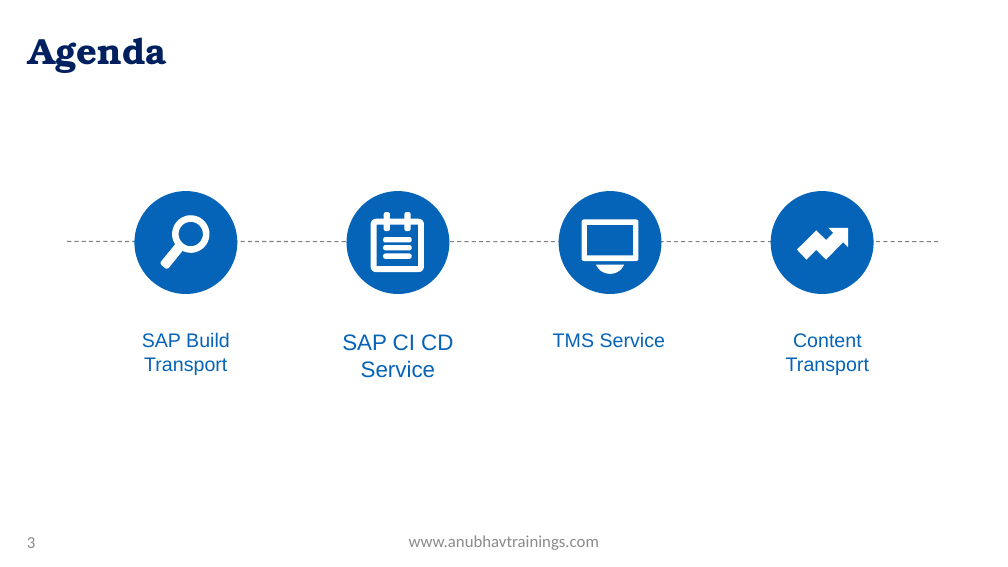
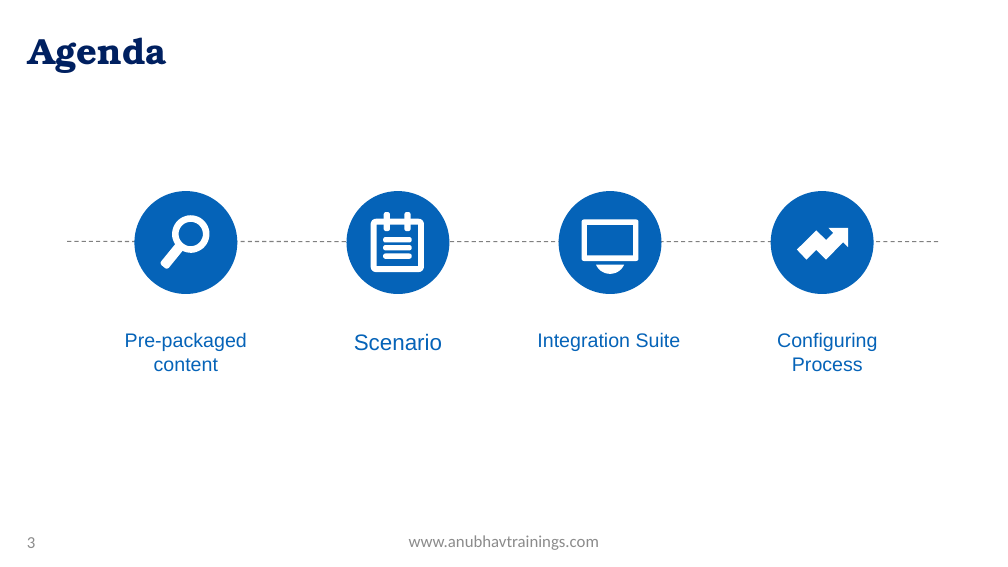
Before and after one commit to soyuztechnologies/SAP_Build_End_to_End, a slide deck: slide 3 of Day 19/SAP Build Training Day 19.pptx. Drawn at 1008x567 pixels with LibreOffice and Linux fonts; fonts in the diff are those of the drawing; background and template pictures are left out. Boxes give left, top, right and bottom in pixels: in the first picture for what was removed or moved away, otherwise in the second. Text is boxed around its words. In the diff, an @@ line names an element or a change of style, - is before the commit and + after.

```diff
--- a/Day 19/SAP Build Training Day 19.pptx
+++ b/Day 19/SAP Build Training Day 19.pptx
@@ text at (x1=125, y1=332, x2=247, y2=372): text changed @@
-SAP Build Transport
+Pre-packaged content
@@ text at (x1=354, y1=333, x2=442, y2=351): text changed @@
-SAP CI CD Service
+Scenario
@@ text at (x1=537, y1=332, x2=681, y2=351): text changed @@
-TMS Service
+Integration Suite
@@ text at (x1=777, y1=332, x2=877, y2=372): text changed @@
-Content Transport
+Configuring Process
```
Also in this commit, not shown: 3 other slides changed, 6 slides added, 6 slides removed, 2 other files.
